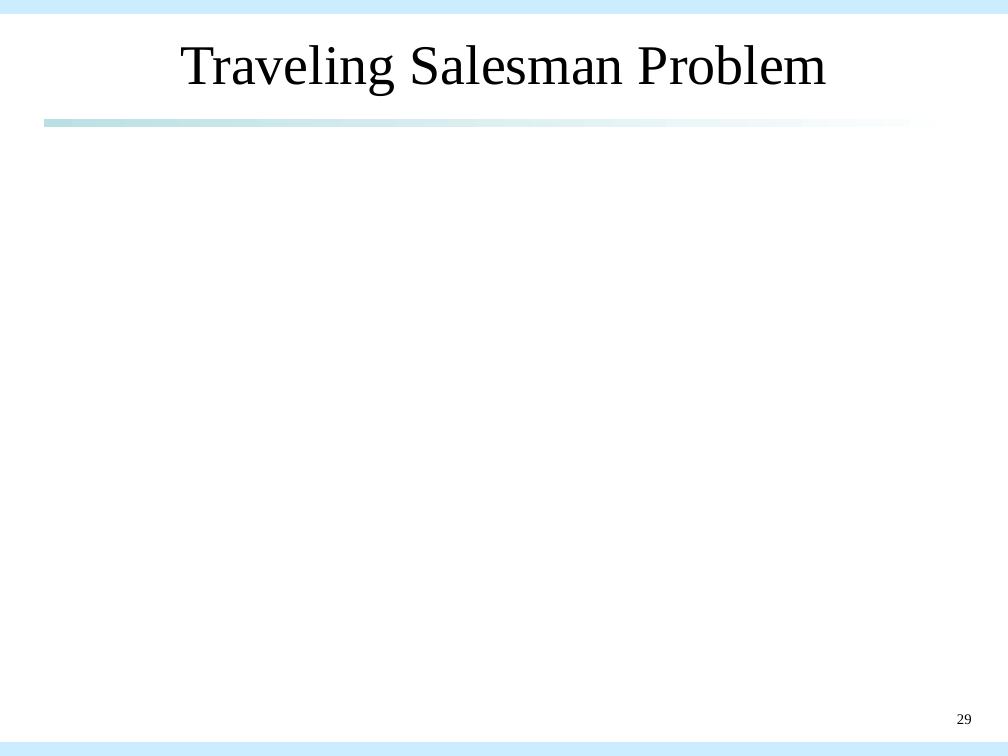
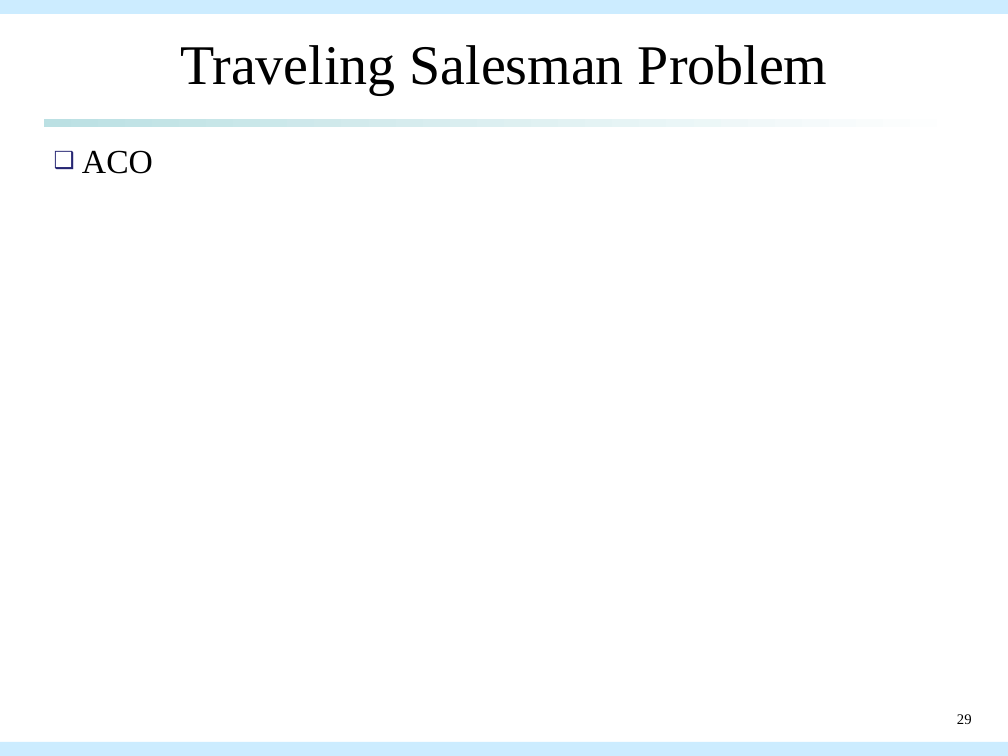
Before and after one commit to qwe8496516/AI_course, a slide deck: slide 29 of AI_presentation/aco_presentation.pptx. Drawn at 1008x756 pixels with LibreOffice and Linux fonts; fonts in the diff are those of the drawing. Boxes give left, top, right and bottom in pixels: in the first picture for what was removed or moved away, otherwise in the second. Text is boxed around its words. In the diff, an @@ line names an element or a change of style, - is before the commit and + after.

Commit message:
update PPT

```diff
--- a/AI_presentation/aco_presentation.pptx
+++ b/AI_presentation/aco_presentation.pptx
@@ text added at bbox=[82, 150, 153, 174], 24 pt, text #000000 @@
+❑ ACO
```
Also in this commit, not shown: 1 other slide changed.
